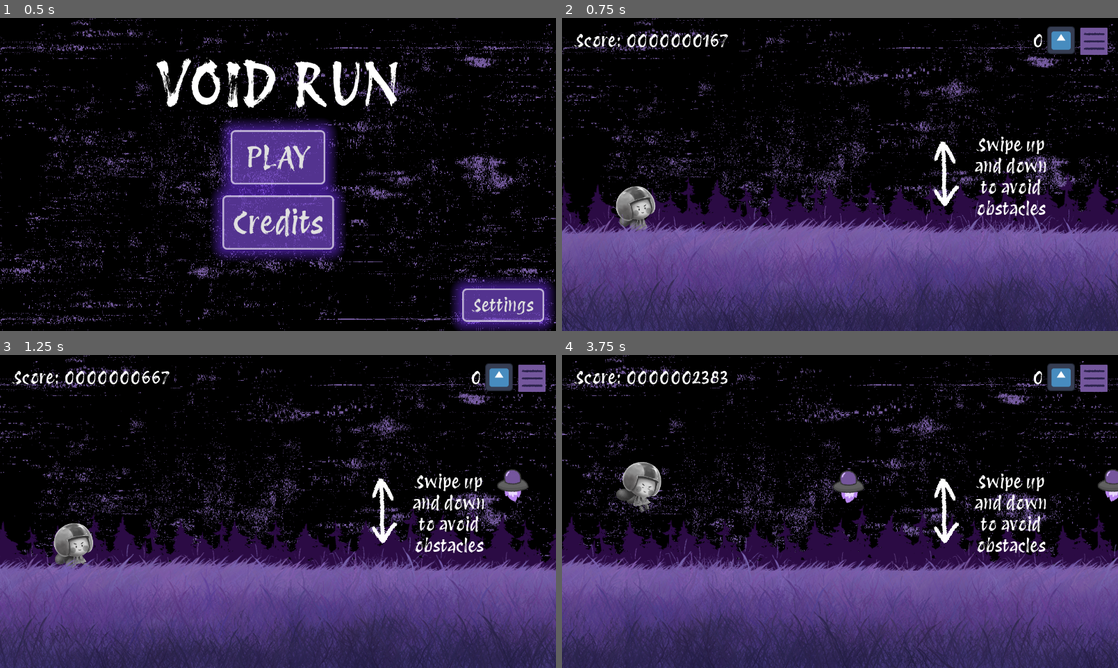
Above: before the commit, frames 1-4 (two rows, left to right).
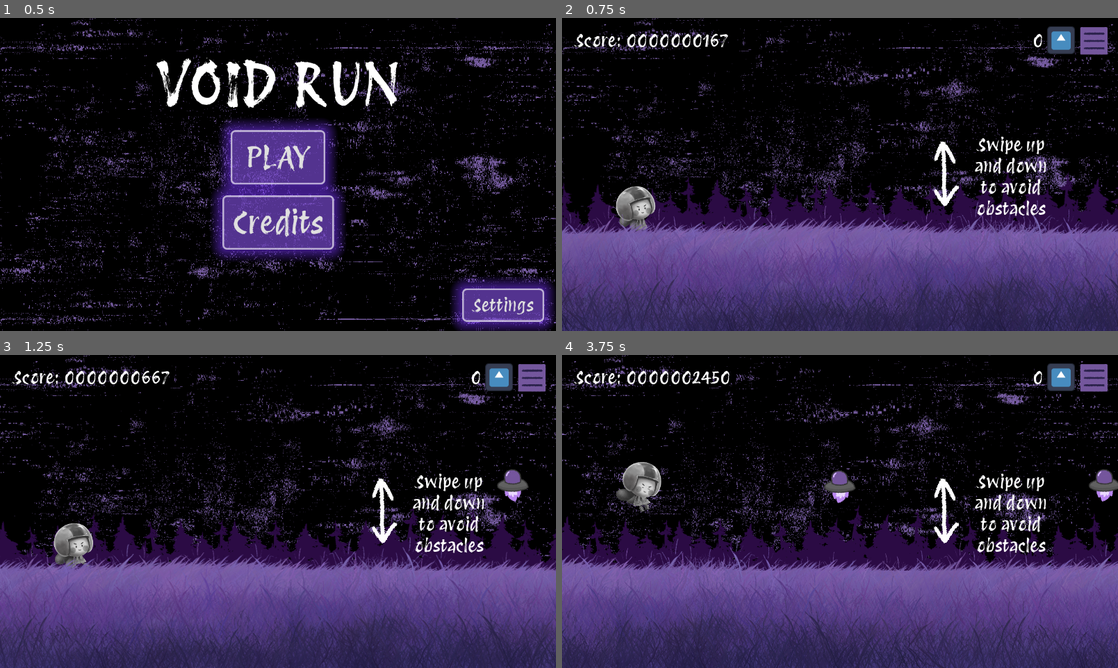
Above: after the commit, the same moments.

Repository: KeyraWebb/mobile-game-small-2025
Game: Godot game, scene res://Scenes/main_menu.tscn
Two runs of this game, one before a commit and one after it. Both use one fixed random seed, a clock stepped at 60 frames per second and the inputs below. The engine's default icon, where the game draws it, is replaced by a stand-in: a white triangle on a blue panel in a dark square.
Inputs (mouse positions are in pixels of both pictures, inside the frame that each line leads up to):
- Up to frame 1 (0.5 s): no input
- Up to frame 2 (0.75 s): click "PLAY" at 0.5 s
- Up to frame 3 (1.25 s): no input
- Up to frame 4 (3.75 s): click (1095, 376) at 1.27 s; click "Resume" at 2 s; move the mouse to (962, 495) at 2.77 s; hold W (Up) from 2.78 s (still down); click (962, 495) at 2.92 s; move the mouse to (728, 527) at 3.52 s; click (728, 527) at 3.6 s

Frame 1 is identical in both runs. In frame 2, less than 0.1% of the frame differs, in the area x 93-99%, y 2-12%; in frame 3, less than 0.1%; in frame 4, 14%, in the area x 0-100%, y 0-100%.

Commit message:
refactor(game): changed touch input buttons to texture buttons for better screen size handling

Diff:
--- a/infinite-runner/Scenes/game.tscn
+++ b/infinite-runner/Scenes/game.tscn
@@ -24,9 +24,6 @@
 
 [sub_resource type="WorldBoundaryShape2D" id="WorldBoundaryShape2D_eoas8"]
 
-[sub_resource type="RectangleShape2D" id="RectangleShape2D_6ymad"]
-size = Vector2(130, 130)
-
 [sub_resource type="WorldBoundaryShape2D" id="WorldBoundaryShape2D_pa3wp"]
 
 [node name="Game" type="Node2D"]
@@ -78,13 +75,21 @@
 [node name="Tutorial" parent="CanvasLayer" instance=ExtResource("13_iivbl")]
 visible = false
 
-[node name="MenuButton" type="TouchScreenButton" parent="CanvasLayer"]
-position = Vector2(1191, 20)
+[node name="MenuButton" type="TextureButton" parent="CanvasLayer"]
+anchors_preset = 1
+anchor_left = 1.0
+anchor_right = 1.0
+offset_left = -89.0
+offset_top = 19.0
+offset_right = 39.0
+offset_bottom = 147.0
+grow_horizontal = 0
 scale = Vector2(0.525, 0.525)
 texture_normal = ExtResource("5_o4kq2")
 texture_pressed = ExtResource("6_o46jq")
-shape = SubResource("RectangleShape2D_6ymad")
-action = "Pause"
+texture_hover = ExtResource("5_o4kq2")
+texture_disabled = ExtResource("5_o4kq2")
+texture_focused = ExtResource("5_o4kq2")
 
 [node name="PauseMenu" parent="CanvasLayer" instance=ExtResource("6_wynk3")]
 visible = false
@@ -101,17 +106,43 @@
 theme_override_font_sizes/font_size = 40
 text = "Score: 00000000"
 
-[node name="Up Button" type="TouchScreenButton" parent="CanvasLayer"]
-visible = false
-position = Vector2(1129, 413)
+[node name="Up Button" type="TextureButton" parent="CanvasLayer"]
+visible = false
+anchors_preset = 3
+anchor_left = 1.0
+anchor_top = 1.0
+anchor_right = 1.0
+anchor_bottom = 1.0
+offset_left = -151.0
+offset_top = -307.0
+offset_right = -23.0
+offset_bottom = -179.0
+grow_horizontal = 0
+grow_vertical = 0
 texture_normal = ExtResource("11_nb51f")
-action = "Up"
-
-[node name="Down Button" type="TouchScreenButton" parent="CanvasLayer"]
-visible = false
-position = Vector2(1129, 554)
+texture_pressed = ExtResource("11_nb51f")
+texture_hover = ExtResource("11_nb51f")
+texture_disabled = ExtResource("11_nb51f")
+texture_focused = ExtResource("11_nb51f")
+
+[node name="Down Button" type="TextureButton" parent="CanvasLayer"]
+visible = false
+anchors_preset = 3
+anchor_left = 1.0
+anchor_top = 1.0
+anchor_right = 1.0
+anchor_bottom = 1.0
+offset_left = -151.0
+offset_top = -166.0
+offset_right = -23.0
+offset_bottom = -38.0
+grow_horizontal = 0
+grow_vertical = 0
 texture_normal = ExtResource("12_nnt18")
-action = "Down"
+texture_pressed = ExtResource("12_nnt18")
+texture_hover = ExtResource("12_nnt18")
+texture_disabled = ExtResource("12_nnt18")
+texture_focused = ExtResource("12_nnt18")
 
 [node name="Label" type="Label" parent="CanvasLayer"]
 anchors_preset = 1
@@ -187,6 +218,11 @@
 
 [node name="Obstacle holder" type="Node2D" parent="."]
 
+[connection signal="pressed" from="CanvasLayer/MenuButton" to="." method="_on_menu_button_pressed"]
+[connection signal="button_down" from="CanvasLayer/Up Button" to="." method="_on_up_button_button_down"]
+[connection signal="button_up" from="CanvasLayer/Up Button" to="." method="_on_up_button_button_up"]
+[connection signal="button_down" from="CanvasLayer/Down Button" to="." method="_on_down_button_button_down"]
+[connection signal="button_up" from="CanvasLayer/Down Button" to="." method="_on_down_button_button_up"]
 [connection signal="timeout" from="Obstacles/SpawnTimer" to="Obstacles/Obstacle spawner" method="Spawn"]
 [connection signal="area_entered" from="Obstacles/Despawn Zone" to="Obstacles/Obstacle spawner" method="_on_despawn_zone_area_entered"]
 [connection signal="timeout" from="Obstacles/Powerup Spawner/Powerup Timer" to="Obstacles/Powerup Spawner" method="_on_powerup_timer_timeout"]
--- a/infinite-runner/Scripts/gameManager.gd
+++ b/infinite-runner/Scripts/gameManager.gd
@@ -6,8 +6,16 @@
 @onready var upButton = $"CanvasLayer/Up Button"
 @onready var downButton = $"CanvasLayer/Down Button"
 
+var pauseAction = InputEventAction.new()
+var upAction = InputEventAction.new()
+var downAction = InputEventAction.new()
+
 func _ready() -> void:
 	setAccessMode()
+	pauseAction.action = "Pause"
+	pauseAction.pressed = true
+	upAction.action = "Up"
+	downAction.action = "Down"
 
 func _process(delta: float) -> void:
 	score += delta * scoreMagnifier
@@ -16,3 +24,23 @@
 func setAccessMode():
 	upButton.visible = Global.AccessMode
 	downButton.visible = Global.AccessMode
+
+#button controls - simulating the touch screen buttons so that they can be anchored
+func _on_menu_button_pressed() -> void:
+	Input.parse_input_event(pauseAction)
+
+func _on_up_button_button_down() -> void:
+	upAction.pressed = true
+	Input.parse_input_event(upAction)
+
+func _on_up_button_button_up() -> void:
+	upAction.pressed = false
+	Input.parse_input_event(upAction)
+
+func _on_down_button_button_down() -> void:
+	downAction.pressed = true
+	Input.parse_input_event(downAction)
+
+func _on_down_button_button_up() -> void:
+	downAction.pressed = false
+	Input.parse_input_event(downAction)
Not shown: 1 places in infinite-runner/Scenes/game.tscn that only renumber resources
